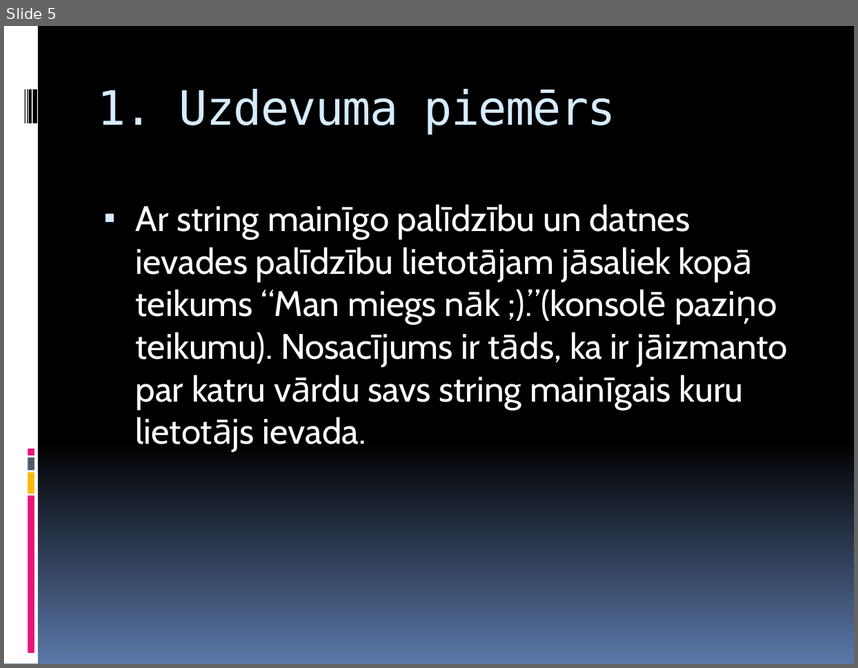
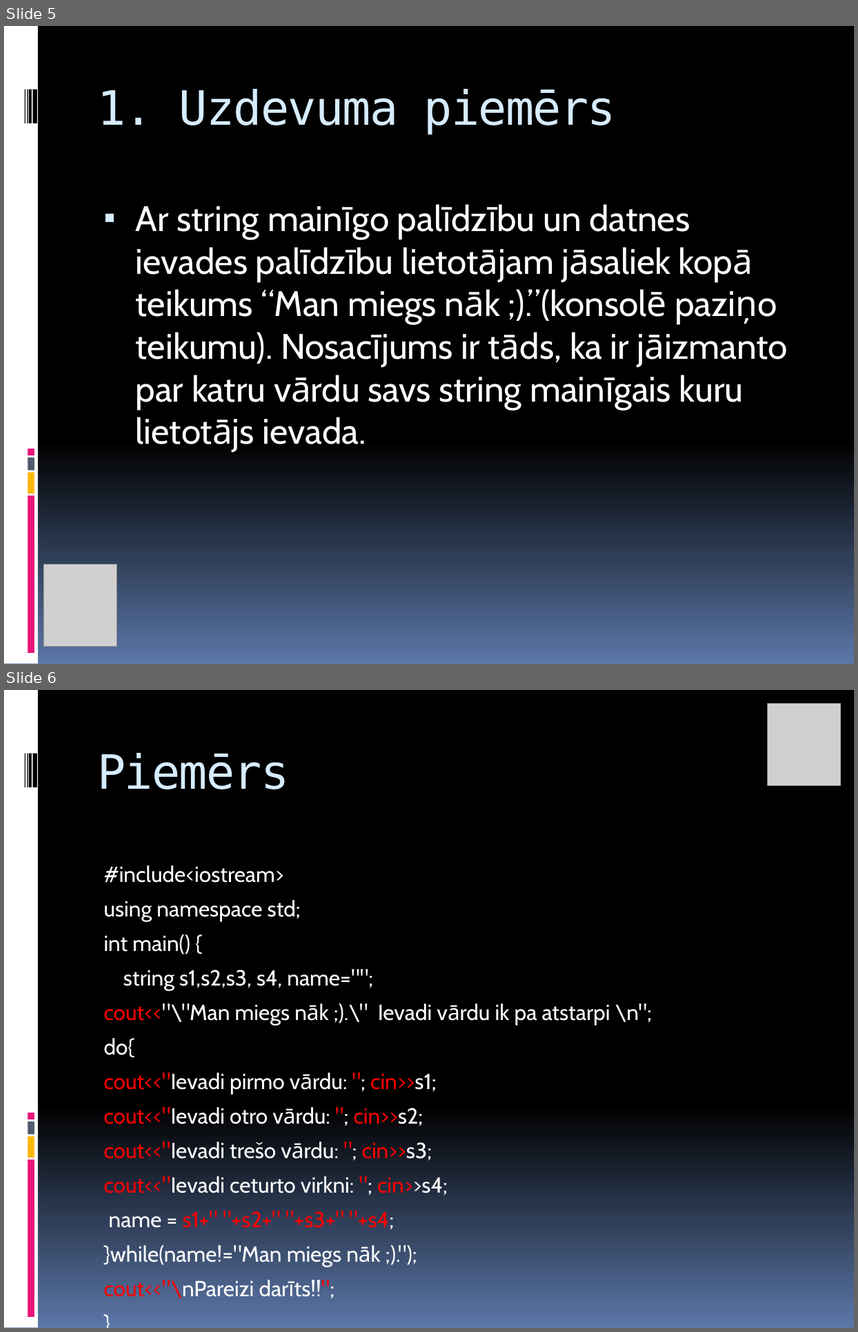
Before and after one commit to pulkitisRenars/eksamensLVT, a slide deck: Teksta datnes informatīvais materiāls.pptx. Shown one above the other, each under a label of ours: slide 5 before the commit, slides 5 and 6 after it. The pictures are 858x668 and 858x1332 pixels, drawn with LibreOffice and Linux fonts; fonts in the diff are those of the drawing; grey boxes stand for pictures. Boxes give left, top, right and bottom in pixels: in the first picture for what was removed or moved away, otherwise in the second. Text is boxed around its words. In the diff, an @@ line names an element or a change of style, - is before the commit and + after.

```diff
--- a/Teksta datnes informatīvais materiāls.pptx
+++ b/Teksta datnes informatīvais materiāls.pptx
@@ slide 6 added at (4,690,854,1328), background gradient #000000 to #5B77A8; not listed: 9 template elements that a slide beside it also shows @@
@@ picture added at (767,704,840,786) @@
@@ title added at (97,753,289,789), 40 pt, text #D6ECFF @@
+Piemērs
@@ text added at (104,865,652,1266), 18.5 pt, text #FFFFFF @@
+#include<iostream>
+using namespace std;
+int main() {
+string s1,s2,s3, s4, name="";
+cout<<"\"Man miegs nāk ;).\" Ievadi vārdu ik pa atstarpi \n";
+do{
+cout<<"Ievadi pirmo vārdu: "; cin>>s1;
+cout<<"Ievadi otro vārdu: "; cin>>s2;
+cout<<"Ievadi trešo vārdu: "; cin>>s3;
+cout<<"Ievadi ceturto virkni: "; cin>>s4;
+name = s1+" "+s2+" "+s3+" "+s4;
+}while(name!="Man miegs nāk ;).");
+cout<<"\nPareizi darīts!!";
+}
@@ slide 5 changed as well @@
@@ picture added at (44,564,117,646) @@
```
Also in this commit, not shown: 9 other slides changed, 4 other slides added, 5 slides removed, 1 other file.
